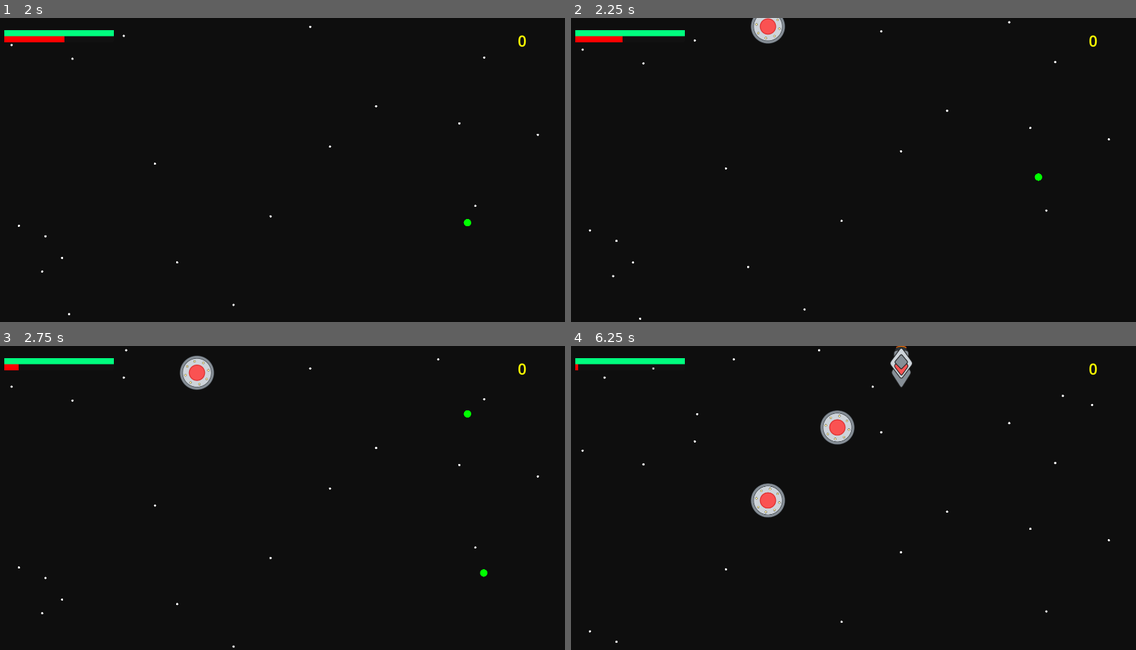
Above: before the commit, frames 1-4 (two rows, left to right).
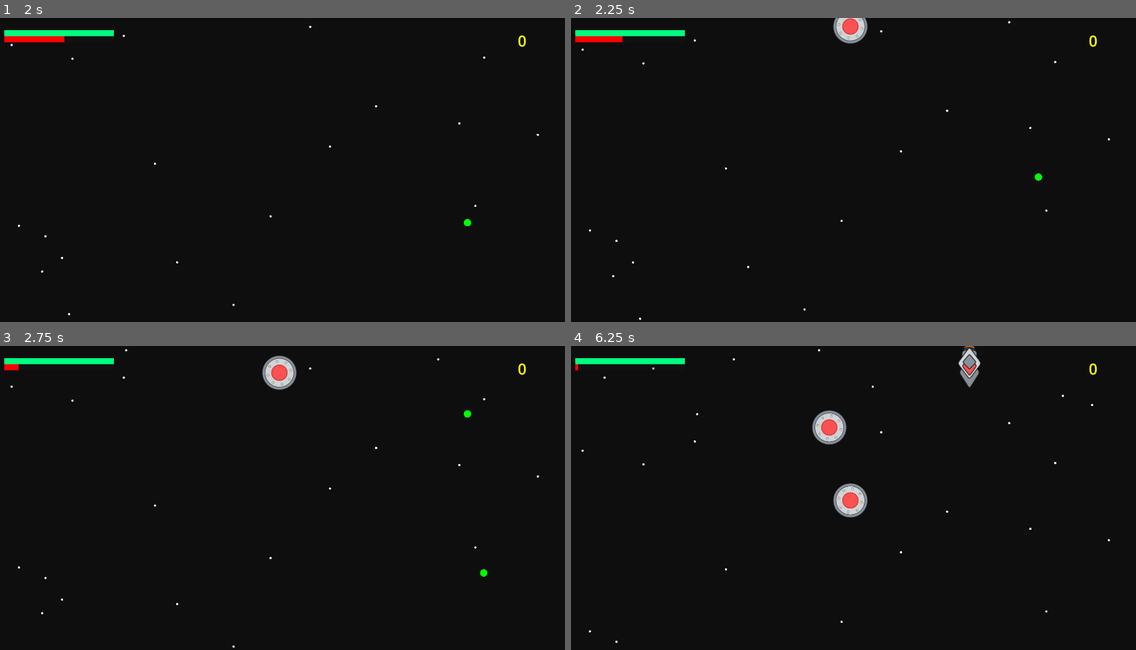
Above: after the commit, the same moments.

Repository: mromphf/nuke-ufos
Game: Godot game, scene res://scenes/main.tscn
Same seed, same stepped clock (60 frames per second), same inputs: the game is played once before the commit and once after it. Sound files missing from this copy of the repository are replaced by a short silence.
Inputs:
- Up to frame 1 (2 s): hold D (move_right) 0.53-1.28 s; hold Shift (speed) 0.53-1.28 s; tap Space (fire) at 0.6, 1.55 s; hold S (move_down) from 1.28 s (still down); tap Shift (speed) at 1.35 s
- Up to frame 2 (2.25 s): release S (move_down) at 2.03 s; hold D (move_right) from 2.03 s (still down); hold Shift (speed) from 2.03 s (still down); tap Space (fire) at 2.1 s
- Up to frame 3 (2.75 s): keep holding D (move_right); keep holding Shift (speed)
- Up to frame 4 (6.25 s): release D (move_right) at 2.78 s; release Shift (speed) at 2.78 s; hold W (move_up) 2.78-3.53 s; tap Shift (speed) at 2.85, 4.35, 5.85 s; tap Space (fire) at 3.05, 3.6, 4.55, 5.1, 6.05 s; hold Shift (speed) 3.53-4.28 s; hold Left (move_left) 3.53-5.03 s; hold S (move_down) 5.03-5.78 s; hold Shift (speed) 5.03-5.78 s; hold D (move_right) from 5.78 s (still down)

Frame 1 is identical in both runs. In frame 2, 0.9% of the frame differs, in the area x 31-53%, y 0-9%; in frame 3, 1.1%; in frame 4, 2.4%, in the area x 31-73%, y 0-57%.

Commit message:
More code reduction with animations.

Diff:
--- a/scenes/death.tscn
+++ b/scenes/death.tscn
@@ -1,10 +1,55 @@
-[gd_scene load_steps=3 format=3 uid="uid://3of21cq40nav"]
+[gd_scene load_steps=4 format=3 uid="uid://3of21cq40nav"]
 
-[ext_resource type="Script" path="res://scripts/death.gd" id="1_8jmvx"]
 [ext_resource type="AudioStream" uid="uid://y3gdggnqxegb" path="res://sfx/explode.mp3" id="2_4urls"]
 
+[sub_resource type="Animation" id="Animation_k63cs"]
+resource_name = "boom"
+length = 0.5
+tracks/0/type = "value"
+tracks/0/imported = false
+tracks/0/enabled = true
+tracks/0/path = NodePath("Particles:emitting")
+tracks/0/interp = 1
+tracks/0/loop_wrap = true
+tracks/0/keys = {
+"times": PackedFloat32Array(0),
+"transitions": PackedFloat32Array(1),
+"update": 1,
+"values": [true]
+}
+tracks/1/type = "value"
+tracks/1/imported = false
+tracks/1/enabled = true
+tracks/1/path = NodePath("Boom:playing")
+tracks/1/interp = 1
+tracks/1/loop_wrap = true
+tracks/1/keys = {
+"times": PackedFloat32Array(0),
+"transitions": PackedFloat32Array(1),
+"update": 1,
+"values": [true]
+}
+tracks/2/type = "method"
+tracks/2/imported = false
+tracks/2/enabled = true
+tracks/2/path = NodePath(".")
+tracks/2/interp = 1
+tracks/2/loop_wrap = true
+tracks/2/keys = {
+"times": PackedFloat32Array(0.5),
+"transitions": PackedFloat32Array(1),
+"values": [{
+"args": [],
+"method": &"queue_free"
+}]
+}
+
+[sub_resource type="AnimationLibrary" id="AnimationLibrary_63kv8"]
+_data = {
+"boom": SubResource("Animation_k63cs")
+}
+
 [node name="death" type="Node2D"]
-script = ExtResource("1_8jmvx")
 
 [node name="Particles" type="CPUParticles2D" parent="."]
 emitting = false
@@ -26,4 +71,8 @@
 stream = ExtResource("2_4urls")
 volume_db = -15.0
 
-[connection signal="finished" from="Boom" to="." method="_despawn"]
+[node name="Animation" type="AnimationPlayer" parent="."]
+autoplay = "boom"
+libraries = {
+"": SubResource("AnimationLibrary_63kv8")
+}
--- /dev/null
+++ b/scenes/phaser.tscn
@@ -0,0 +1,27 @@
+[gd_scene load_steps=4 format=3 uid="uid://dpwacc82l6oko"]
+
+[ext_resource type="Script" path="res://scripts/traveler.gd" id="1_qir2x"]
+[ext_resource type="Texture2D" uid="uid://cg8qm76kruvqs" path="res://imgs/white_circle.svg" id="2_0gcof"]
+
+[sub_resource type="CircleShape2D" id="CircleShape2D_3sdyp"]
+
+[node name="Phaser" type="Node2D"]
+script = ExtResource("1_qir2x")
+speed = 10.0
+direction = Vector2(0, 1)
+
+[node name="Sprite" type="Sprite2D" parent="."]
+modulate = Color(1, 0, 0, 1)
+scale = Vector2(0.25, 0.25)
+texture = ExtResource("2_0gcof")
+
+[node name="Collider" type="Area2D" parent="."]
+collision_layer = 8
+
+[node name="CollisionShape2D" type="CollisionShape2D" parent="Collider"]
+shape = SubResource("CircleShape2D_3sdyp")
+
+[node name="Notifier" type="VisibleOnScreenNotifier2D" parent="."]
+
+[connection signal="area_entered" from="Collider" to="." method="_on_collide"]
+[connection signal="screen_exited" from="Notifier" to="." method="despawn"]
--- a/scenes/player.tscn
+++ b/scenes/player.tscn
@@ -59,6 +59,18 @@
 "update": 1,
 "values": [ExtResource("3_2a6em"), ExtResource("3_07ap4"), ExtResource("3_2a6em"), ExtResource("3_07ap4")]
 }
+tracks/1/type = "value"
+tracks/1/imported = false
+tracks/1/enabled = true
+tracks/1/path = NodePath("Hit:playing")
+tracks/1/interp = 1
+tracks/1/loop_wrap = true
+tracks/1/keys = {
+"times": PackedFloat32Array(0),
+"transitions": PackedFloat32Array(1),
+"update": 1,
+"values": [true]
+}
 
 [sub_resource type="Animation" id="Animation_c6bp2"]
 resource_name = "power_up"
@@ -75,6 +87,18 @@
 "update": 1,
 "values": [ExtResource("4_dcwsj"), ExtResource("3_07ap4"), ExtResource("4_dcwsj"), ExtResource("3_07ap4"), ExtResource("4_dcwsj"), ExtResource("3_07ap4")]
 }
+tracks/1/type = "value"
+tracks/1/imported = false
+tracks/1/enabled = true
+tracks/1/path = NodePath("PowerUp:playing")
+tracks/1/interp = 1
+tracks/1/loop_wrap = true
+tracks/1/keys = {
+"times": PackedFloat32Array(0),
+"transitions": PackedFloat32Array(1),
+"update": 1,
+"values": [true]
+}
 
 [sub_resource type="Animation" id="Animation_cx65l"]
 resource_name = "shoot"
@@ -90,6 +114,18 @@
 "transitions": PackedFloat32Array(1, 1),
 "update": 1,
 "values": [ExtResource("5_nmlvb"), ExtResource("3_07ap4")]
+}
+tracks/1/type = "value"
+tracks/1/imported = false
+tracks/1/enabled = true
+tracks/1/path = NodePath("Laser:playing")
+tracks/1/interp = 1
+tracks/1/loop_wrap = true
+tracks/1/keys = {
+"times": PackedFloat32Array(0),
+"transitions": PackedFloat32Array(1),
+"update": 1,
+"values": [true]
 }
 
 [sub_resource type="AnimationLibrary" id="AnimationLibrary_ikomn"]
--- a/scenes/player_death.tscn
+++ b/scenes/player_death.tscn
@@ -1,14 +1,55 @@
-[gd_scene load_steps=3 format=3 uid="uid://dytrwkp4vylrp"]
+[gd_scene load_steps=4 format=3 uid="uid://dytrwkp4vylrp"]
 
 [ext_resource type="AudioStream" uid="uid://c84dxpkoc6dcp" path="res://sfx/big-explode.mp3" id="1_r5yde"]
-[ext_resource type="Script" path="res://scripts/death.gd" id="1_yca37"]
+
+[sub_resource type="Animation" id="Animation_4h3ne"]
+resource_name = "boom"
+length = 3.0
+tracks/0/type = "value"
+tracks/0/imported = false
+tracks/0/enabled = true
+tracks/0/path = NodePath("Particles:emitting")
+tracks/0/interp = 1
+tracks/0/loop_wrap = true
+tracks/0/keys = {
+"times": PackedFloat32Array(0),
+"transitions": PackedFloat32Array(1),
+"update": 1,
+"values": [true]
+}
+tracks/1/type = "value"
+tracks/1/imported = false
+tracks/1/enabled = true
+tracks/1/path = NodePath("Boom:playing")
+tracks/1/interp = 1
+tracks/1/loop_wrap = true
+tracks/1/keys = {
+"times": PackedFloat32Array(0),
+"transitions": PackedFloat32Array(1),
+"update": 1,
+"values": [true]
+}
+tracks/2/type = "method"
+tracks/2/imported = false
+tracks/2/enabled = true
+tracks/2/path = NodePath(".")
+tracks/2/interp = 1
+tracks/2/loop_wrap = true
+tracks/2/keys = {
+"times": PackedFloat32Array(3),
+"transitions": PackedFloat32Array(1),
+"values": [{
+"args": [],
+"method": &"queue_free"
+}]
+}
+
+[sub_resource type="AnimationLibrary" id="AnimationLibrary_yso2b"]
+_data = {
+"boom": SubResource("Animation_4h3ne")
+}
 
 [node name="player_death" type="Node2D"]
-script = ExtResource("1_yca37")
-
-[node name="Boom" type="AudioStreamPlayer" parent="."]
-stream = ExtResource("1_r5yde")
-volume_db = -25.0
 
 [node name="Particles" type="CPUParticles2D" parent="."]
 scale = Vector2(0.75, 0.75)
@@ -28,4 +69,12 @@
 scale_amount_max = 3.0
 color = Color(1, 0, 0, 1)
 
-[connection signal="finished" from="Boom" to="." method="_despawn"]
+[node name="Boom" type="AudioStreamPlayer" parent="."]
+stream = ExtResource("1_r5yde")
+volume_db = -25.0
+
+[node name="Animation" type="AnimationPlayer" parent="."]
+autoplay = "boom"
+libraries = {
+"": SubResource("AnimationLibrary_yso2b")
+}
--- a/scripts/dark_ufo.gd
+++ b/scripts/dark_ufo.gd
@@ -2,7 +2,7 @@
 
 class_name DarkUfo
 
-var laser: PackedScene = preload("res://scenes/laser.tscn")
+var laser: PackedScene = preload("res://scenes/phaser.tscn")
 
 func _close_fire(_body):
 	$Timer.stop()
@@ -15,10 +15,4 @@
 	var shot = laser.instantiate()
 	$Laser.play()
 	shot.global_position = $Gun.global_position
-	shot.set_collision_layer_value(4, true)
-	shot.set_collision_mask_value(1, true)
-
-	shot.set_collision_layer_value(3, false)
-	shot.set_collision_mask_value(2, false)
-	shot.direction = Vector2(0, 1)
 	emit_signal(&"attack", shot)
--- a/scripts/death.gd
+++ b/scripts/death.gd
@@ -1,10 +1 @@
 extends Node2D
-
-
-func _ready():
-	$Particles.emitting = true
-	$Boom.play()
-
-
-func _despawn():
-	queue_free()
--- a/scripts/player.gd
+++ b/scripts/player.gd
@@ -33,7 +33,6 @@
 		shot.global_position = $Gun.global_position
 		emit_signal(&"shoot", shot)
 		$Animation.play(&"shoot")
-		$Laser.play()
 
 
 func _speed():
@@ -70,13 +69,11 @@
 func _on_power_up_collect(_body):
 	ammo += 1
 	ammo_max += 1
-	$PowerUp.play()
 	$Animation.play(&"power_up")
 
 
 func _on_collide(_body):
 	_hp -= 1
-	$Hit.play()
 	$Animation.play(&"hurt")
 	emit_signal(&"hit")
 	if _hp <= 0:
--- a/scripts/spawner.gd
+++ b/scripts/spawner.gd
@@ -34,10 +34,6 @@
 	$Phase3.start()
 
 
-func _range():
-	return randf_range(_bound_left, _bound_right)
-
-
 func _shot_fired(mob):
 	add_child(mob)
 
@@ -55,7 +51,7 @@
 
 
 func _spawn(mob):
-	$Spawn/SpawnPoint.progress_ratio = _range()
+	$Spawn/SpawnPoint.progress_ratio = randf_range(_bound_left, _bound_right)
 	mob.position = $Spawn/SpawnPoint.position
 	add_child(mob)
 
